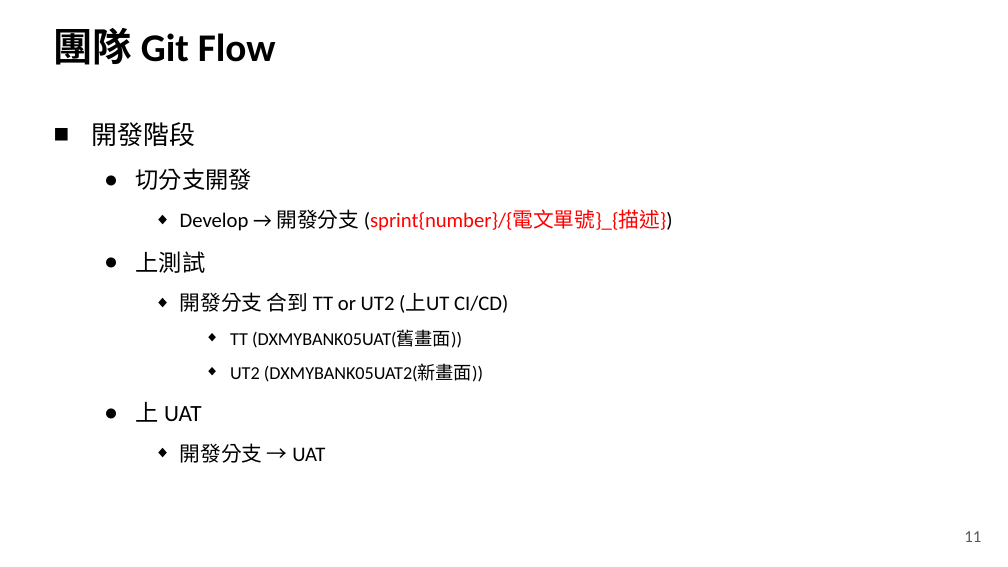
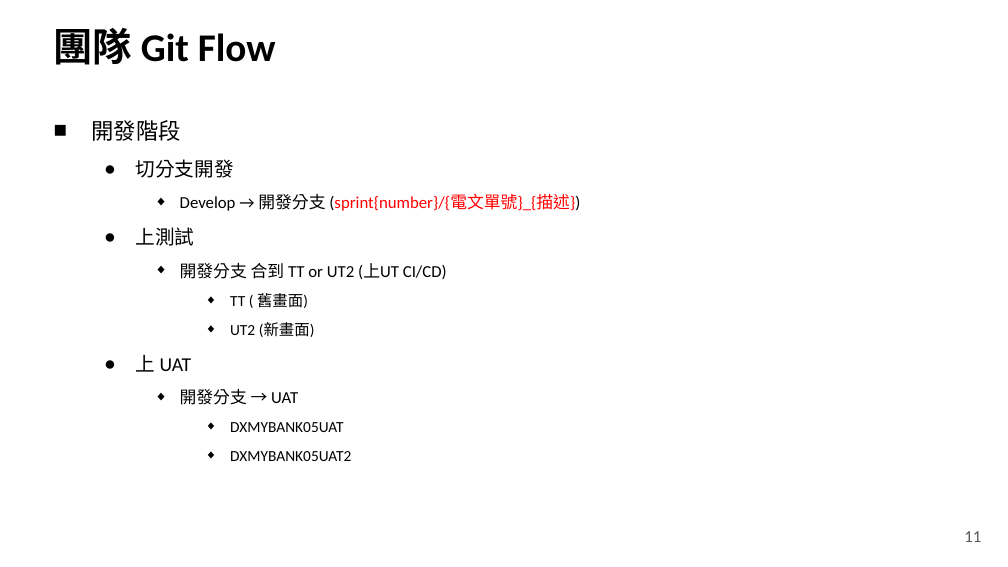
Before and after one commit to YuHaoLiaoTony/MyImage, a slide deck: slide 11 of Tony新人報告.pptx. Drawn at 1008x567 pixels with LibreOffice and Linux fonts; fonts in the diff are those of the drawing; background and template pictures are left out. Boxes give left, top, right and bottom in pixels: in the first picture for what was removed or moved away, otherwise in the second. Text is boxed around its words. In the diff, an @@ line names an element or a change of style, - is before the commit and + after.

```diff
--- a/Tony新人報告.pptx
+++ b/Tony新人報告.pptx
@@ text at <box>92,120,580,405</box>: size 18.5 to 16 pt in "開發階段"; size 16.6 to 14 pt in "切分支開發", "上測試", "上 UAT"; size 14.8 to 12 pt in "Develop → 開發分支 (sprint{number}/{電文單號}_{描述})", "開發分支 合到 TT or UT2 (上UT CI/CD)", "開發分支 → UAT" @@
@@ text at <box>230,293,315,337</box>: text changed; size 12.9 to 11 pt @@
-      ◆ TT (DXMYBANK05UAT(舊畫面))
-      ◆ UT2 (DXMYBANK05UAT2(新畫面))
+      ◆ TT ( 舊畫面)
+      ◆ UT2 (新畫面)
@@ text at <box>230,422,351,461</box>: paragraphs added @@
+      ◆ DXMYBANK05UAT
+      ◆ DXMYBANK05UAT2
```
Also in this commit, not shown: 11 other slides changed, 16 slides removed, 8 other files.
